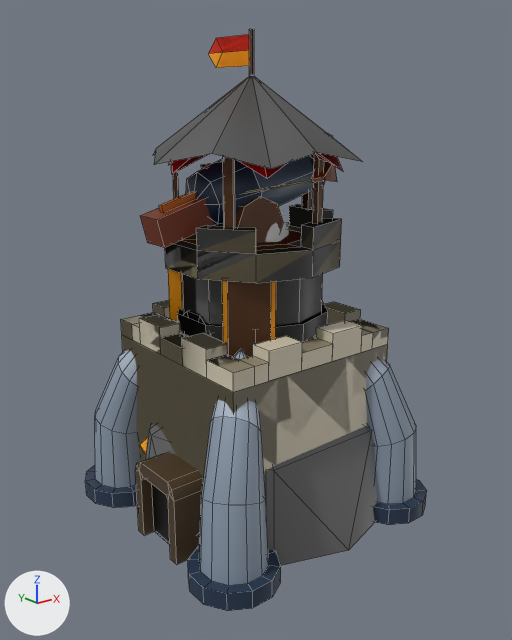
The FBX model Content/Buildings.fbx, before and after one commit.
One viewpoint serves both versions: a 50 mm lens placed at (-4.44, -5.62, 4.33), pointed at (0.03, -0.03, 2.09). Every picture has the same lights, and +X, +Y and +Z are marked at lower left. Mesh edges are drawn as thin lines on the coarser meshes. Where no turn or scale is listed for an object, it has been applied to the vertices.

Names of what the first picture shows: 'ArcherTower_Lvl_1', 'Ballista', 'Cannon', 'CannonTower_Lvl_1', 'CannonTower_Lvl_2', 'CannonTower_Lvl_3', 'CrystalHolder', 'GoldMine', 'GoldMineBuilt', 'Wall_All', 'Wall_All_Side', 'Wall_One_Side'.
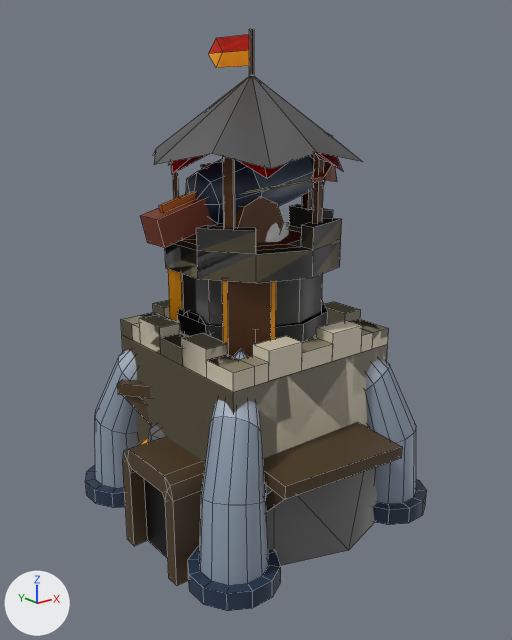
Commit message: Improve gold mine

What the commit changed:
me_icosphere_004 is used by ob_goldminebuilt; location (0.13, 0.01, 0.0).
Verts and faces of me_icosphere_004; kept vertices keep their numbers, new ones are numbered from 44.
me_icosphere_004 had 44 vertices, 25 faces and spanned x -1.5..0.06, y -0.55..1.34, z 0.0..1.35.
me_icosphere_004 now has 56 vertices, 31 faces and spans x -1.58..0.49, y -1.67..1.55, z -0.14..1.44.
me_icosphere_004 part 1: the loose piece of 8 vertices spanning x -1.13..0.06, y 0.22..1.34, z 1.26..1.35 is scaled about its middle by 1.38, then moved by (0.0, 0.0, 0.08).
me_icosphere_004 part 2: the loose piece of 32 vertices spanning x -1.5..-1.01, y -0.55..0.18, z 0.0..0.85 is scaled about its middle by 1.32.
me_icosphere_004 part 3: the loose piece of 8 vertices spanning x -1.13..0.06, y 0.22..1.34, z 1.26..1.35 is copied, and the copy is turned 138.1 degrees about the z axis through its middle and scaled by 1.38, then moved by (0.3, -1.93, -0.26); it spans x -0.97..0.49, y -1.67..-0.63, z 0.99..1.11.
Part 4, on me_icosphere_004:
New vertex 44 is at (-0.92, 0.24, 0.85).
New vertex 45 is at (-1.0, 0.29, 0.77).
New vertex 46 is at (-1.25, 0.68, 1.41).
New vertex 47 is at (-1.33, 0.73, 1.32).
New faces: (44, 46, 47, 45).
Part 5, on me_icosphere_004:
New vertex 48 is at (-0.87, -0.87, 0.52).
New vertex 49 is at (-0.85, -0.96, 0.43).
New vertex 50 is at (-0.93, -1.42, 1.07).
New vertex 51 is at (-0.9, -1.51, 0.99).
New faces: (48, 50, 51, 49).

Pixel boxes (x1, y1, x2, y2) of what changed, in the pictures (512 x 640 px; the box of a moved part takes in the faces that stretch with it):
'GoldMineBuilt', reshaped
    before: (135, 452, 203, 565)
    after: (117, 380, 402, 586)
part 1 of me_icosphere_004, moved or reshaped (not visible before)
    after: (117, 380, 150, 398)
part 2 of me_icosphere_004, moved or reshaped
    before: (135, 452, 203, 565)
    after: (123, 437, 205, 586)
part 3 of me_icosphere_004, added (brown)
    after: (263, 422, 402, 499)
part 4 of me_icosphere_004, added
    after: (123, 395, 150, 424)
part 5 of me_icosphere_004, added
    after: (265, 490, 284, 512)
